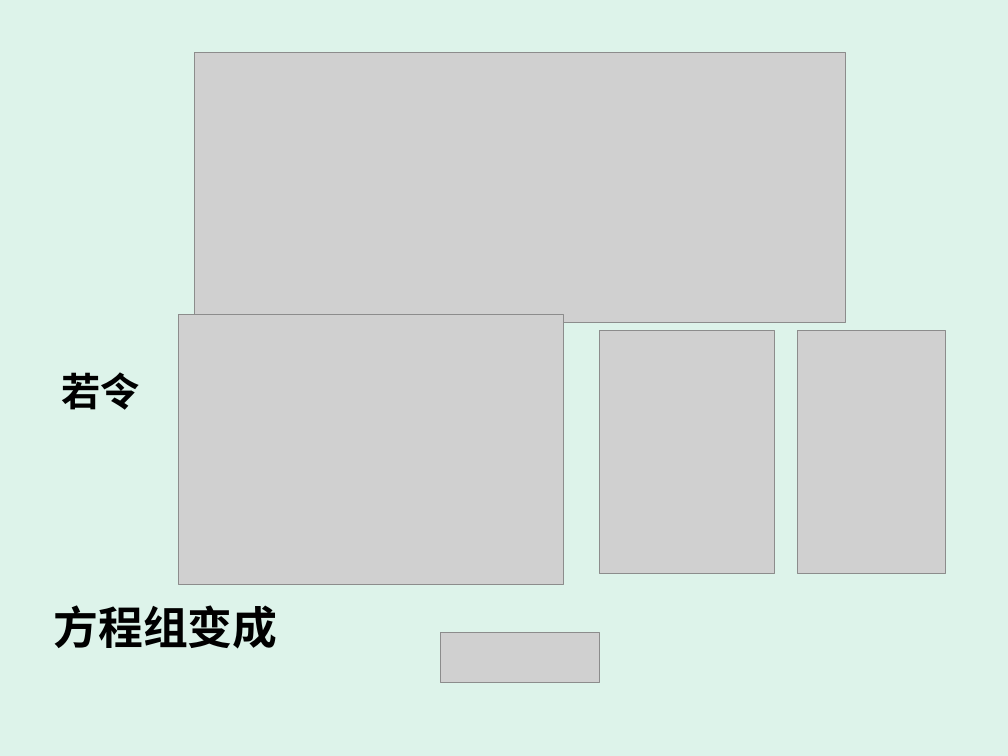
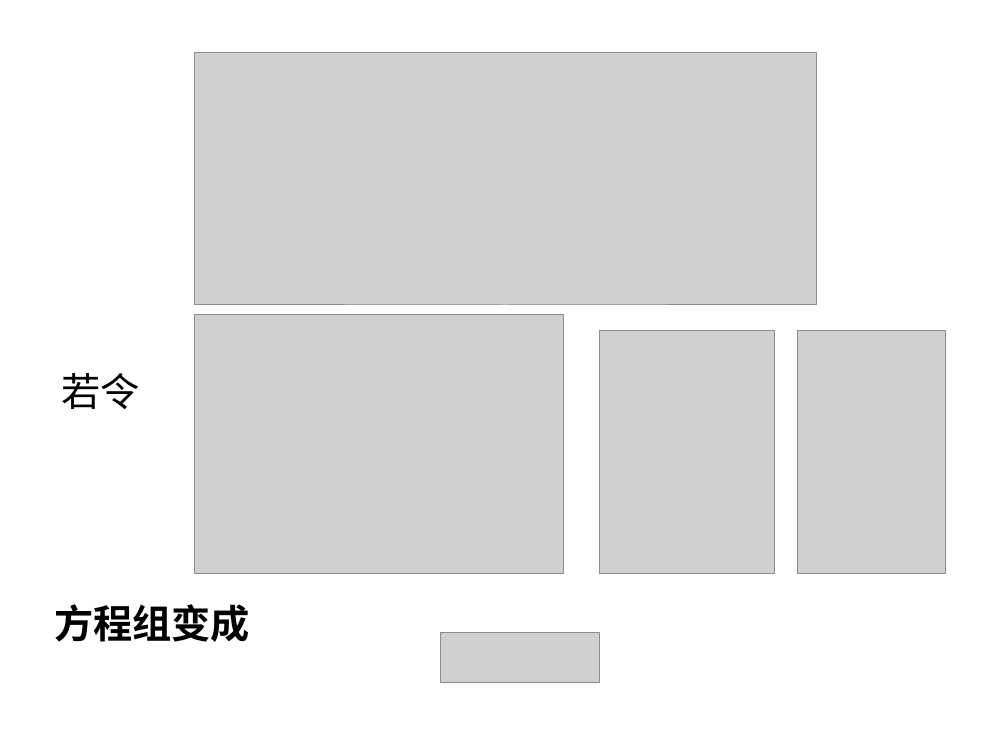
Before and after one commit to zhangbiaomath/zhangbiaomath.github.io, a slide deck: slide 27 of teaching/gaodai/ch4/高等代数第四章-矩阵.ppt (slide 20 before the commit). Drawn at 1008x756 pixels with LibreOffice and Linux fonts; fonts in the diff are those of the drawing; grey boxes stand for pictures. Boxes give left, top, right and bottom in pixels: in the first picture for what was removed or moved away, otherwise in the second. Text is boxed around its words. In the diff, an @@ line names an element or a change of style, - is before the commit and + after.

```diff
--- a/teaching/gaodai/ch4/高等代数第四章-矩阵.ppt
+++ b/teaching/gaodai/ch4/高等代数第四章-矩阵.ppt
@@ background #DDF3EA to #FFFFFF @@
@@ picture: place and size @@
-picture at [195,52,846,323]
+picture at [195,52,816,305]
@@ picture: place and size @@
-picture at [178,314,563,585]
+picture at [195,314,563,574]
@@ text "若令" at [62,373,140,409]: font Times New Roman to Noto Sans CJK SC, bold off @@
@@ text "方程组变成" at [54,604,250,642]: size 32 to 28 pt, font Times New Roman to Noto Sans CJK SC @@
```
Also in this commit, not shown: 73 other slides changed, 9 slides added, 2 slides removed, 1 other file.
